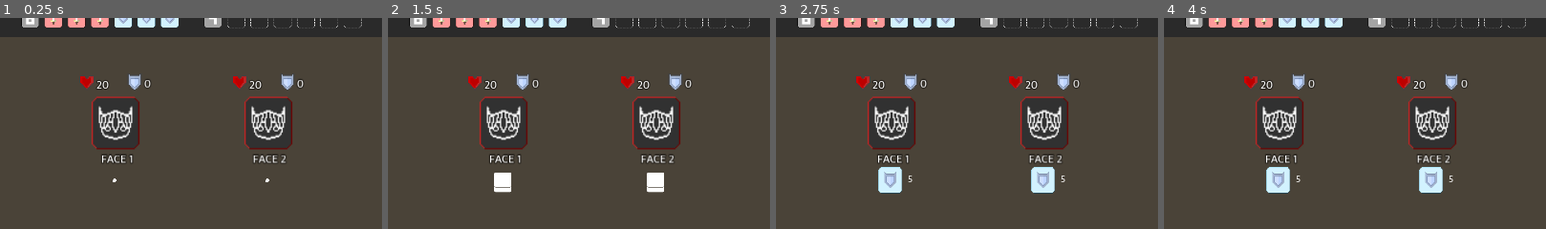
Above: before the commit, frames 1-4 (left to right).
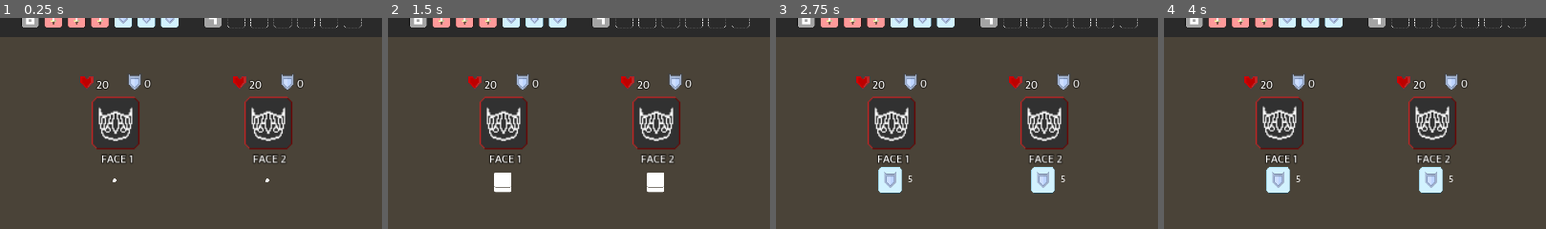
Above: after the commit, the same moments.

Repository: calsf/ff
Game: Godot game, scene res://Combat.tscn
Two runs of this game, one before a commit and one after it. Both use one fixed random seed, a clock stepped at 60 frames per second and the inputs below. The project has no main scene, so this scene is started directly.
Inputs (mouse positions are % of the whole screen's width and height, from its top left):
- Up to frame 1 (0.25 s): no input
- Up to frame 2 (1.5 s): tap Enter at 0.5 s; move the mouse to (72, 44) at 0.52 s; click (72, 44) at 0.67 s; move the mouse to (30, 54) at 1.27 s; click (30, 54) at 1.42 s
- Up to frame 3 (2.75 s): move the mouse to (60, 27) at 2.02 s; click (60, 27) at 2.17 s
- Up to frame 4 (4 s): tap Space at 2.75 s; move the mouse to (45, 70) at 2.77 s; click (45, 70) at 2.92 s; move the mouse to (80, 64) at 3.52 s; click (80, 64) at 3.67 s
The pictures show only the part of the screen within x 25-75%, y 16-66%; the shares and areas given below are measured in that part.

The runs differ from the first frame. In frame 1, 1.3% of the frame differs, in the area x 25-75%, y 41-59%; in frame 2, 1.3%; in frame 3, 1.3%; in frame 4, less than 0.1%.

Commit message:
update enemy

Diff:
--- a/combat/combat.gd
+++ b/combat/combat.gd
@@ -53,7 +53,7 @@
 
 	# Play each enemy die face
 	for enemy in enemies:
-		var anim = enemy.get_node("EnemyAnimPlayer")
+		var anim = enemy.get_node("IntentAnimPlayer")
 		anim.play("play")
 		yield(anim, "animation_finished")
 
@@ -65,7 +65,7 @@
 	# Play anim to reset enemy intents
 	var anim_to_wait_for = null
 	for enemy in enemies:
-		anim_to_wait_for = enemy.get_node("EnemyAnimPlayer")
+		anim_to_wait_for = enemy.get_node("IntentAnimPlayer")
 		anim_to_wait_for.play("roll")
 
 	yield(anim_to_wait_for, "animation_finished")
--- a/dice/dice-bank/dice-bank.gd
+++ b/dice/dice-bank/dice-bank.gd
@@ -88,7 +88,10 @@
 
 		# Set on hover for die face
 		face_node.connect("mouse_entered", self, "_on_face_entered", [face_node, face_obj])
-		face_node.connect("mouse_exited", self, "_on_face_exited")
+
+		# Set on exit if not already set
+		if not face_node.is_connected("mouse_exited", self, "_on_face_exited"):
+			face_node.connect("mouse_exited", self, "_on_face_exited")
 
 		# Set icon
 		face_node.texture = face_obj.icon
--- a/enemies/Minion01.tscn
+++ b/enemies/Minion01.tscn
@@ -31,6 +31,7 @@
 [ext_resource path="res://dice/die-roll-flash/die-roll-flash47.png" type="Texture" id=29]
 [ext_resource path="res://combat/block_icon.png" type="Texture" id=30]
 [ext_resource path="res://dice/die-roll-flash/die-roll-flash63.png" type="Texture" id=31]
+[ext_resource path="res://enemies/enemy-base.png" type="Texture" id=32]
 
 [sub_resource type="DynamicFont" id=1]
 size = 10
@@ -159,11 +160,27 @@
 "values": [ Color( 1, 1, 1, 1 ) ]
 }
 
+[sub_resource type="Animation" id=5]
+resource_name = "idle"
+loop = true
+tracks/0/type = "value"
+tracks/0/path = NodePath("EnemyFace:rect_position")
+tracks/0/interp = 1
+tracks/0/loop_wrap = true
+tracks/0/imported = false
+tracks/0/enabled = true
+tracks/0/keys = {
+"times": PoolRealArray( 0, 0.5, 1 ),
+"transitions": PoolRealArray( 1, 1, 1 ),
+"update": 0,
+"values": [ Vector2( 0, 0 ), Vector2( 0, 1 ), Vector2( 0, 0 ) ]
+}
+
 [node name="Minion01" type="TextureRect"]
 margin_left = 160.0
 margin_right = 224.0
 margin_bottom = 68.0
-texture = ExtResource( 18 )
+texture = ExtResource( 32 )
 script = ExtResource( 1 )
 __meta__ = {
 "_edit_use_anchors_": false
@@ -277,6 +294,7 @@
 }
 
 [node name="EnemyDieRoll" type="HBoxContainer" parent="NextAction"]
+modulate = Color( 1, 1, 1, 0 )
 anchor_left = 0.25
 anchor_right = 0.258
 anchor_bottom = 1.882
@@ -336,6 +354,7 @@
 expand = true
 
 [node name="Label" type="Label" parent="NextAction/EnemyDieFace"]
+modulate = Color( 1, 1, 1, 0.333333 )
 margin_left = 33.0
 margin_top = 8.0
 margin_right = 42.0
@@ -343,6 +362,16 @@
 custom_fonts/font = SubResource( 2 )
 text = "30"
 align = 1
+__meta__ = {
+"_edit_use_anchors_": false
+}
+
+[node name="EnemyFace" type="TextureRect" parent="."]
+anchor_right = 1.0
+anchor_bottom = 1.0
+margin_top = 0.207002
+margin_bottom = 0.207001
+texture = ExtResource( 18 )
 __meta__ = {
 "_edit_use_anchors_": false
 }
@@ -365,7 +394,11 @@
 "_edit_use_anchors_": false
 }
 
-[node name="EnemyAnimPlayer" type="AnimationPlayer" parent="."]
+[node name="IntentAnimPlayer" type="AnimationPlayer" parent="."]
 autoplay = "roll"
 anims/play = SubResource( 3 )
 anims/roll = SubResource( 4 )
+
+[node name="EnemyAnimPlayer" type="AnimationPlayer" parent="."]
+autoplay = "idle"
+anims/idle = SubResource( 5 )
--- a/enemies/enemy.gd
+++ b/enemies/enemy.gd
@@ -13,7 +13,7 @@
 onready var _intent_icon = $NextAction/EnemyDieFace/TextureRect
 onready var _intent_value_label = $NextAction/EnemyDieFace/Label
 onready var _intent_value_label_roll = $NextAction/EnemyDieRoll/Label
-onready var _anim = $EnemyAnimPlayer
+onready var _anim = $IntentAnimPlayer
 
 onready var _die_face_info = get_tree().current_scene.get_node("CanvasLayer/DieFaceInfo")
 
@@ -39,7 +39,9 @@
 
 	# Set on hover for die face
 	_intent_icon.connect("mouse_entered", self, "_on_face_entered", [_intent_icon, next_intent])
-	_intent_icon.connect("mouse_exited", self, "_on_face_exited")
+
+	if not _intent_icon.is_connected("mouse_exited", self, "_on_face_exited"):
+		_intent_icon.connect("mouse_exited", self, "_on_face_exited")
 
 # Set by target selection
 func set_enemy_num(num):
Not shown: 1 places in enemies/Minion01.tscn that only renumber resources
Binary file changed: enemies/elite-001.png
Binary file changed: enemies/elite-002.png
Binary file changed: enemies/elite-003.png
Binary file changed: enemies/elite-004.png
Binary file changed: enemies/elite-005.png
Binary file changed: enemies/elite-999.png
Binary file added: enemies/enemy-base.png
Not shown, added: enemies/enemy-base.png.import
Binary file changed: enemies/minion-01.png
Binary file changed: enemies/minion-02.png
